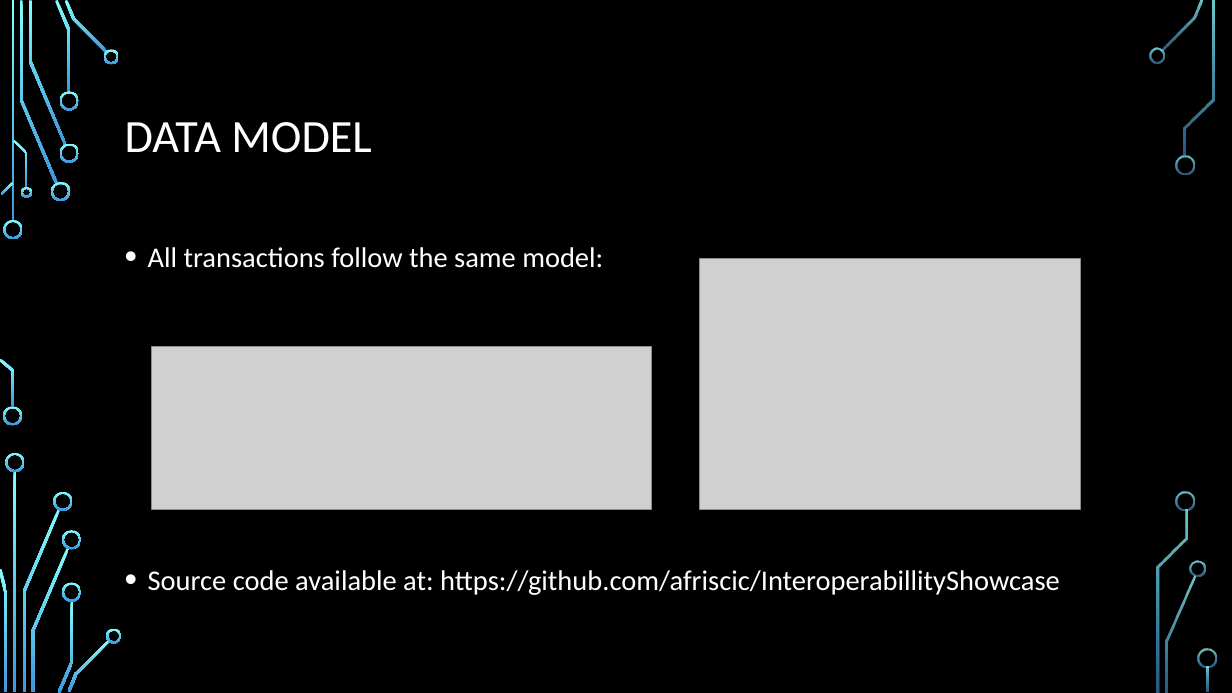
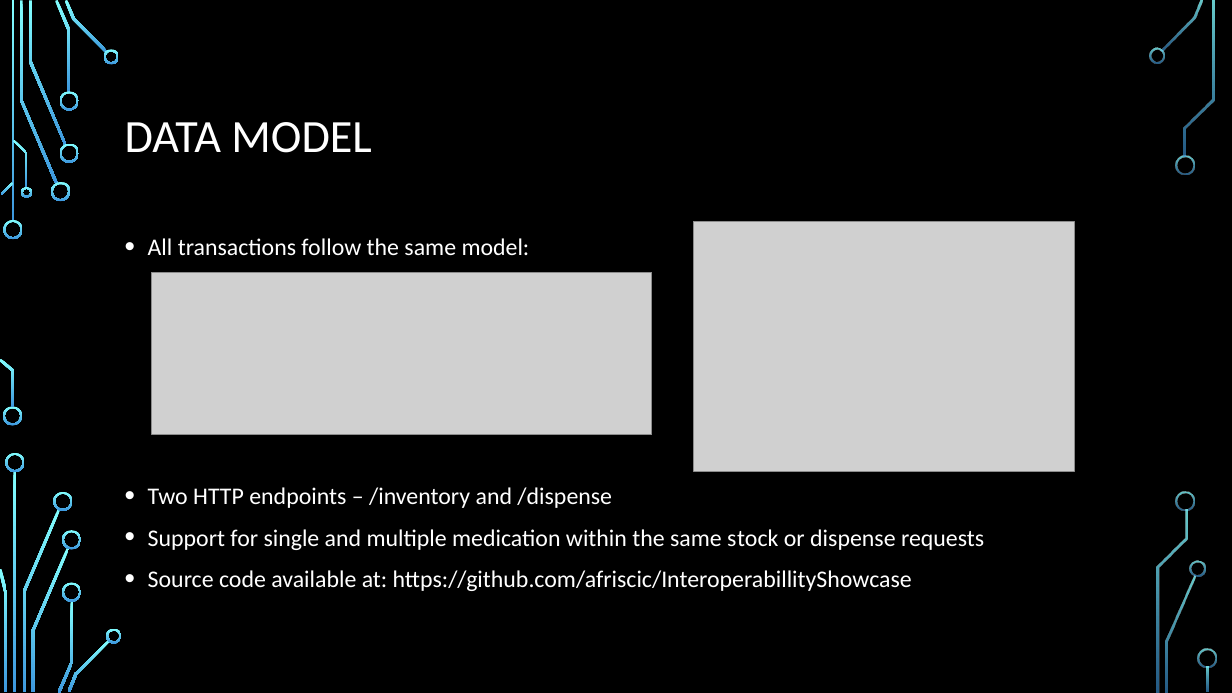
Before and after one commit to afriscic/InteroperabillityShowcase, a slide deck: slide 5 of Interoperability - vitrual.pptx. Drawn at 1232x693 pixels with LibreOffice and Linux fonts; fonts in the diff are those of the drawing; grey boxes stand for pictures; background and template pictures are left out. Boxes give left, top, right and bottom in pixels: in the first picture for what was removed or moved away, otherwise in the second. Text is boxed around its words. In the diff, an @@ line names an element or a change of style, - is before the commit and + after.

```diff
--- a/Interoperability - vitrual.pptx
+++ b/Interoperability - vitrual.pptx
@@ text at (x1=148, y1=238, x2=912, y2=591): size 22.2 to 18.6 pt in "All transactions follow the same model:", "Source code available at: https://github.com/afriscic/Intero ..."; line spacing 1.2 to 1 @@
@@ picture moved from (x1=700, y1=259, x2=1080, y2=509) to (x1=694, y1=222, x2=1075, y2=472) @@
@@ picture moved from (x1=152, y1=347, x2=652, y2=509) to (x1=152, y1=273, x2=652, y2=435) @@
@@ text at (x1=148, y1=487, x2=984, y2=550): paragraphs added @@
+• Two HTTP endpoints – /inventory and /dispense
+• Support for single and multiple medication within the same stock or dispense requests
```
Also in this commit, not shown: 3 other slides changed.
